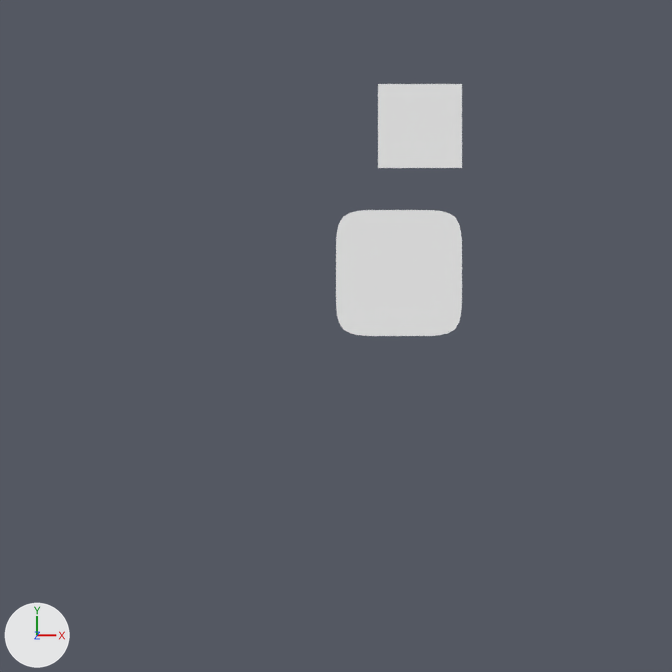
One commit to the Blender file assets/src/tileset.blend: the scene before it, then after it.
Rendered twice from the file's camera 'Camera'. Lighting does not change. The marker at lower left points along +X, +Y and +Z. Materials are left out; every surface is plain grey.
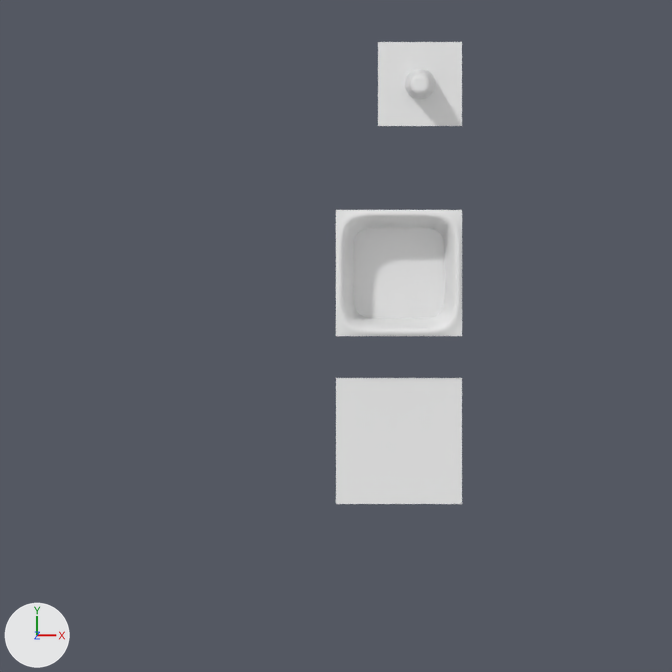
Patch to the scene script:
```diff
--- a/assets/src/tileset.blend.py
+++ b/assets/src/tileset.blend.py
@@ me_plane @@
 # used by ob_plane; location = (0.0, 0.0, 0.0)
 # verts and faces of me_plane; kept vertices keep their numbers, new ones are numbered from 25
-me_plane.from_pydata(...)  # 25 vertices, 13 faces; spans x 0.0..3.0, y 0.0..6.0, z 0.0
+me_plane.from_pydata(...)  # 81 vertices, 47 faces; spans x 0.0..3.0, y -4.0..7.0, z -0.05..0.96
+# me_plane part 1: a new loose piece of 44 vertices spanning x 0.0..3.0, y 0.0..3.0, z -0.05..0.96
+# me_plane part 2
+# 3 vertices are removed from x 1.0..3.0, y 4.0, z 0.0
+# 2 faces are deleted
+# 11 vertices are added at x 1.0..3.0, y 5.6..7.0, z -0.03..0.91
+# 7 new faces join them
+# me_plane part 3
+verts[36] = (3.0, -1.0, 0.0)
+verts[37] = (3.0, -4.0, 0.0)
+verts[38] = (0.0, -1.0, 0.0)
+verts[39] = (0.0, -4.0, 0.0)
+faces += [(36, 38, 39, 37)]
```

Where the change shows, as pixel boxes (x1, y1, x2, y2) in the pictures (672 x 672 px):
'Plane', reshaped (83% taller): before (336, 84, 462, 336); after (336, 42, 462, 504)
part 1 of me_plane, added: after (336, 210, 462, 336)
part 2 of me_plane, built on: before (378, 126, 462, 168); after (378, 42, 462, 99)
part 3 of me_plane, added: after (336, 378, 462, 504)
